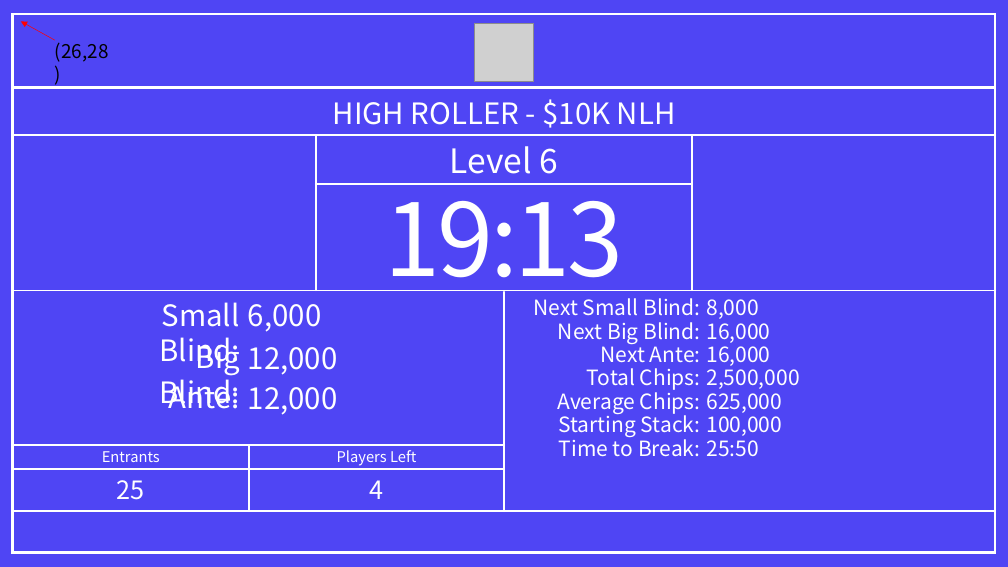
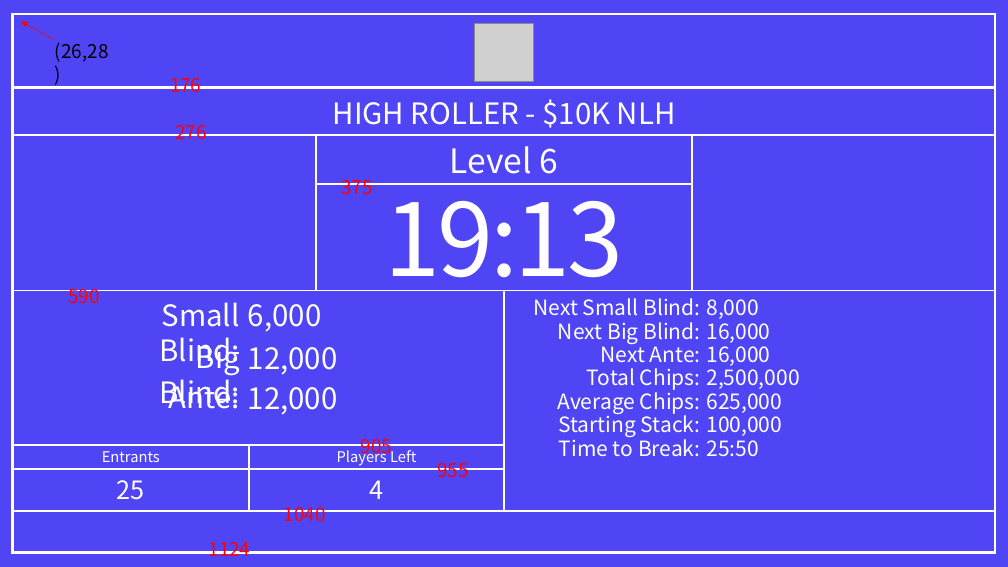
Before and after one commit to kage3175/PokerTimer, a slide deck: slide 3 of 프레젠테이션1.pptx. Drawn at 1008x567 pixels with LibreOffice and Linux fonts; fonts in the diff are those of the drawing; grey boxes stand for pictures. Boxes give left, top, right and bottom in pixels: in the first picture for what was removed or moved away, otherwise in the second. Text is boxed around its words. In the diff, an @@ line names an element or a change of style, - is before the commit and + after.

```diff
--- a/프레젠테이션1.pptx
+++ b/프레젠테이션1.pptx
@@ text added at (170, 78, 201, 93), 18 pt, text #FF0000 @@
+176
@@ text added at (175, 125, 206, 140), 18 pt, text #FF0000 @@
+276
@@ text added at (341, 180, 372, 195), 18 pt, text #FF0000 @@
+375
@@ text added at (68, 289, 99, 304), 18 pt, text #FF0000 @@
+590
@@ text added at (361, 439, 392, 458), 18 pt, text #FF0000 @@
+905
@@ text added at (437, 463, 468, 478), 18 pt, text #FF0000 @@
+955
@@ text added at (284, 507, 326, 522), 18 pt, text #FF0000 @@
+1040
@@ text added at (209, 542, 251, 556), 18 pt, text #FF0000 @@
+1124
```
Also in this commit, not shown: 4 other files.
